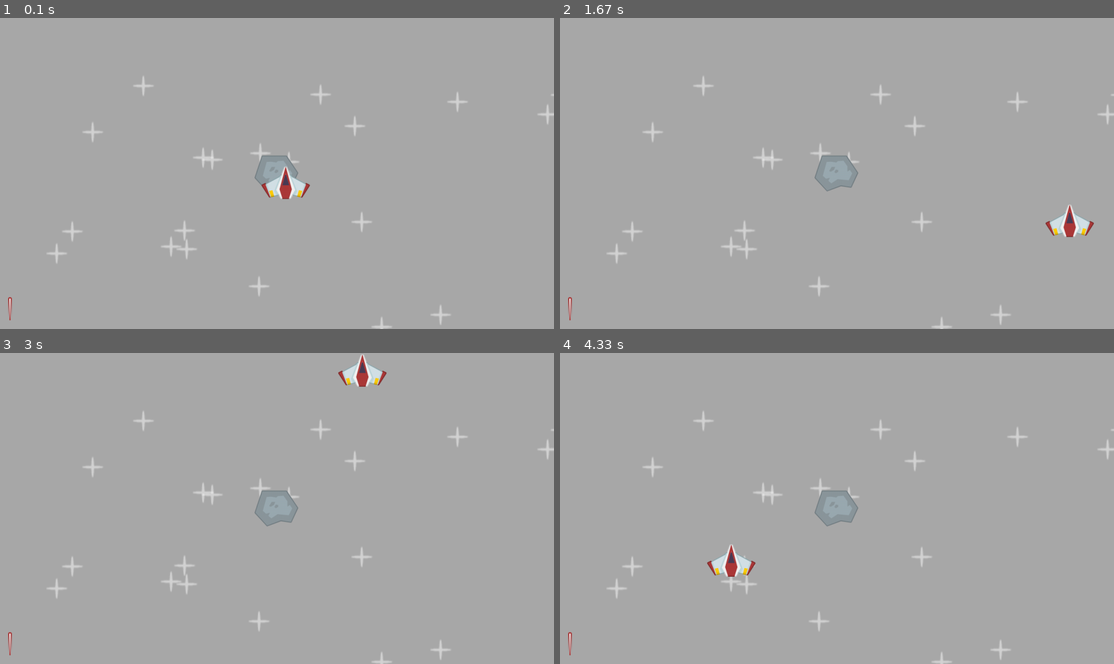
Above: before the commit, frames 1-4 (two rows, left to right).
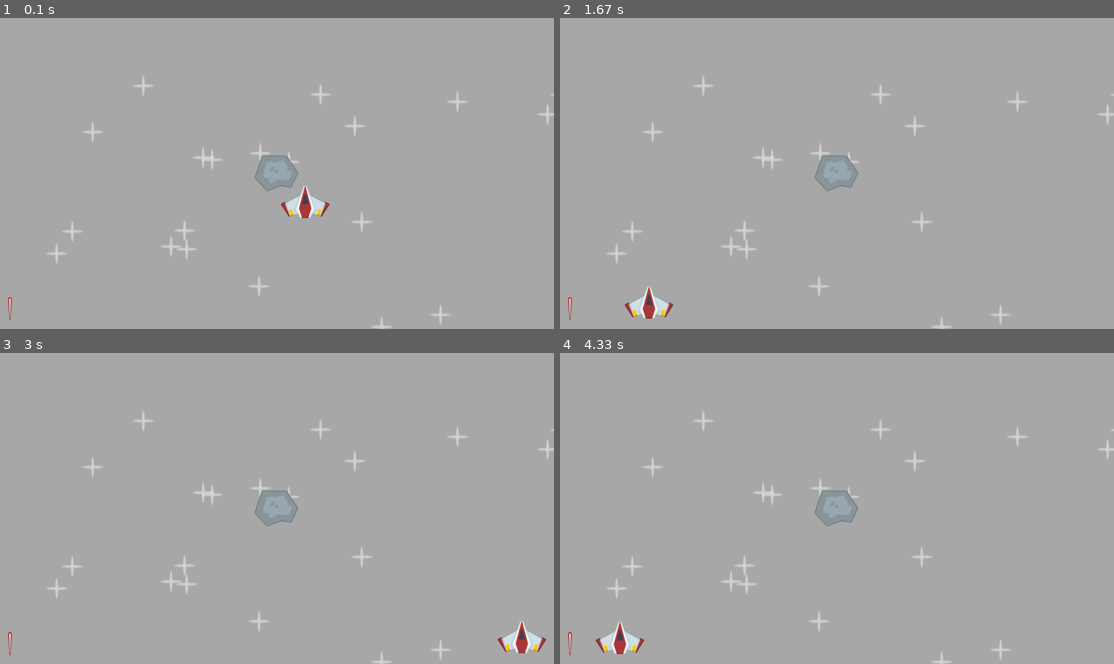
Above: after the commit, the same moments.

Repository: tarsier76/Pygame_Projects
Game: pygame game, started from Space Shooter/code/main.py
Two runs of this game, one before a commit and one after it. Both use one fixed random seed, a clock stepped at 60 frames per second and the inputs below.
Inputs:
- Up to frame 1 (0.1 s): no input
- Up to frame 2 (1.67 s): no input
- Up to frame 3 (3 s): no input
- Up to frame 4 (4.33 s): no input

The runs differ from the first frame. In frame 1, 0.9% of the frame differs, in the area x 47-60%, y 47-65%; in frame 2, 0.9%, in the area x 11-97%, y 60-97%; in frame 3, 0.9%; in frame 4, 0.9%.

Commit message:
Changed FPS

Diff:
--- a/Space Shooter/code/main.py
+++ b/Space Shooter/code/main.py
@@ -11,7 +11,7 @@
 player_surf = pygame.image.load('../images/player.png').convert_alpha()
 player_rect = player_surf.get_frect(center=(WINDOW_WIDTH / 2, WINDOW_HEIGHT / 2))
 player_direction = pygame.math.Vector2(1,1)
-player_speed = 330
+player_speed = 1000
 
 star_surf = pygame.image.load('../images/star.png').convert_alpha()
 star_positions = [(randint(0, WINDOW_WIDTH), randint(0, WINDOW_HEIGHT)) for time in range(20)]
@@ -23,7 +23,7 @@
 laser_rect = laser_surf.get_frect(bottomleft=(20, WINDOW_HEIGHT- 20))
 
 while running:
-    dt = clock.tick(60) / 1000
+    dt = clock.tick() / 1000
     for event in pygame.event.get():
         if event.type == pygame.QUIT:
             running = False
